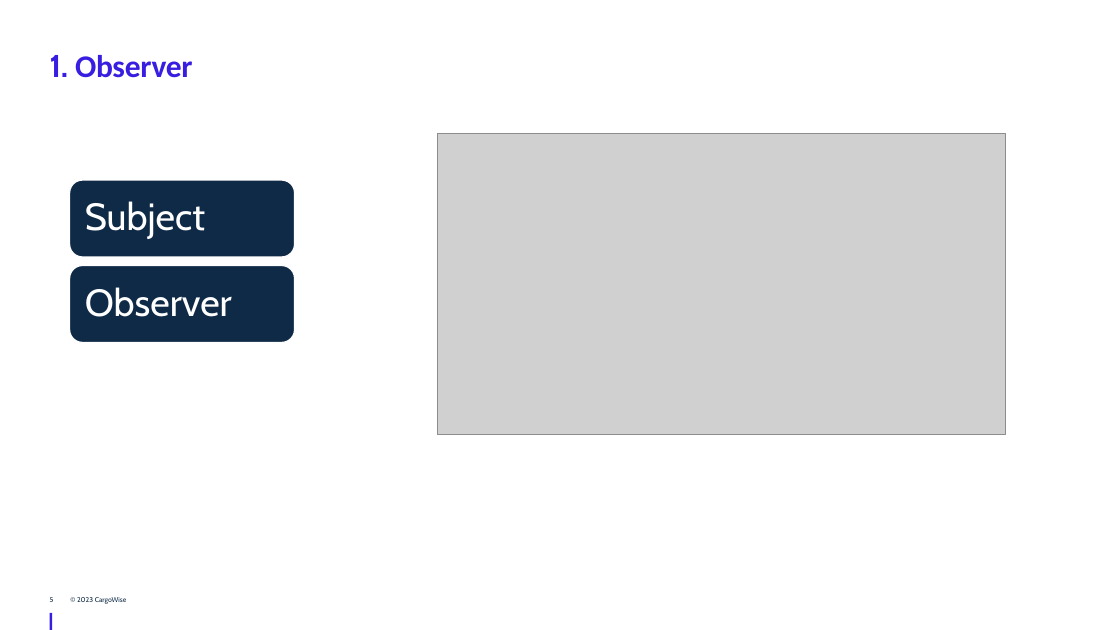
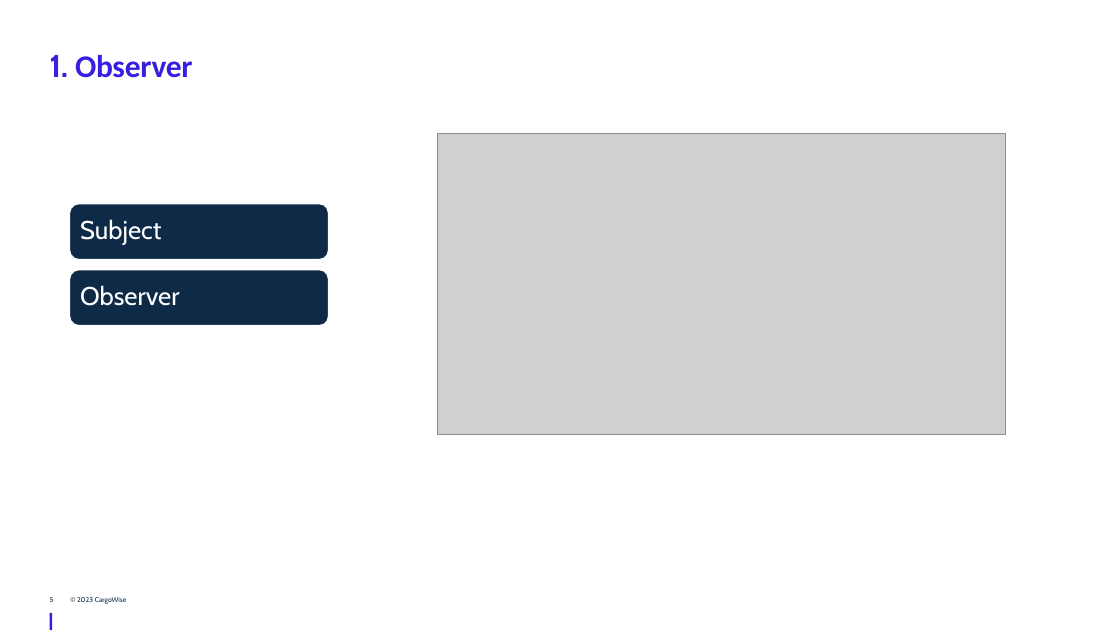
Before and after one commit to JingwenLi/DesignPatterns, a slide deck: slide 5 of DesignPatterns/Behavioral Design Patterns/Behavioral Design Patterns - WTG.pptx. Drawn at 1120x630 pixels with LibreOffice and Linux fonts; fonts in the diff are those of the drawing; grey boxes stand for pictures; background and template pictures are left out. Boxes give left, top, right and bottom in pixels: in the first picture for what was removed or moved away, otherwise in the second. Text is boxed around its words. In the diff, an @@ line names an element or a change of style, - is before the commit and + after.

```diff
--- a/DesignPatterns/Behavioral Design Patterns/Behavioral Design Patterns - WTG.pptx
+++ b/DesignPatterns/Behavioral Design Patterns/Behavioral Design Patterns - WTG.pptx
@@ rounded rectangle: place and size @@
-rounded rectangle at (70,180,294,257)
+rounded rectangle at (70,204,328,260)
@@ text "Subject" at (80,219,161,245): size 65 to 44 pt; less space between paragraphs @@
@@ text "Subject": place and size @@
-text "Subject" at (85,201,205,239)
+text "Subject" at (80,219,161,245)
@@ rounded rectangle: place and size @@
-rounded rectangle at (70,265,294,342)
+rounded rectangle at (70,270,328,325)
@@ text "Observer" at (80,285,180,306): size 65 to 44 pt; less space between paragraphs @@
```
Also in this commit, not shown: 9 other slides changed, 3 slides added, 2 other files.
